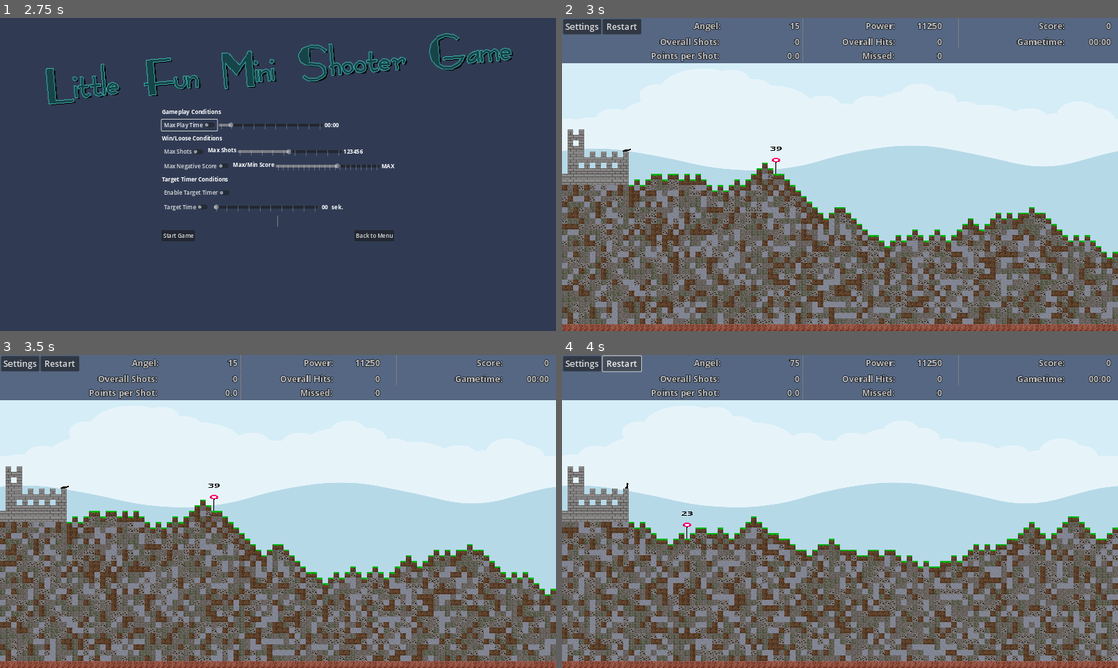
Above: before the commit, frames 1-4 (two rows, left to right).
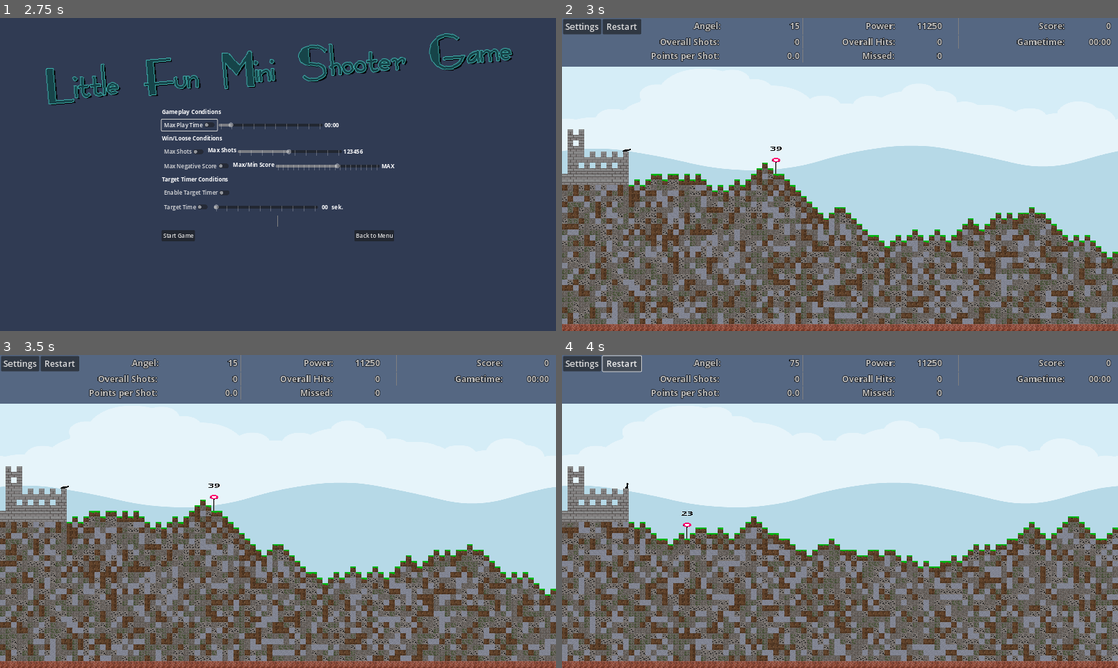
Above: after the commit, the same moments.

Repository: Coding-4Fun/Just4Fun_Mini_Shootergame
Game: Godot game, scene res://UI/MainMenuUI/MainMenuUI.tscn
Same seed, same stepped clock (60 frames per second), same inputs: the game is played once before the commit and once after it.
Inputs:
- Up to frame 1 (2.75 s): click "Play" at 0.5 s; click "Max Play Time" at 1.25 s; click "Max Play Time" at 2 s
- Up to frame 2 (3 s): click "Start Game" at 2.75 s
- Up to frame 3 (3.5 s): no input
- Up to frame 4 (4 s): click "Restart" at 3.5 s

Frame 1 is identical in both runs. In frame 2, 1.1% of the frame differs, in the area x 0-100%, y 14-16%; in frame 3, 1.1%; in frame 4, 1.1%.

Commit message:
Chg: Adjust position and Layout

Diff:
--- a/UI/InGameUI/IngameUI_Redesign.tscn
+++ b/UI/InGameUI/IngameUI_Redesign.tscn
@@ -16,7 +16,7 @@
 script = ExtResource("1_2tfgw")
 
 [node name="Background" type="ColorRect" parent="."]
-custom_minimum_size = Vector2(1, 1)
+custom_minimum_size = Vector2(1, 140)
 layout_mode = 1
 anchors_preset = 10
 anchor_right = 1.0
@@ -27,11 +27,11 @@
 
 [node name="BoxContainer" type="BoxContainer" parent="."]
 material = SubResource("CanvasItemMaterial_uui47")
-layout_mode = 1
-anchors_preset = 10
-anchor_right = 1.0
-offset_bottom = 136.0
-grow_horizontal = 2
+custom_minimum_size = Vector2(0, 140)
+layout_mode = 0
+offset_right = 1600.0
+offset_bottom = 140.0
+mouse_filter = 2
 vertical = true
 
 [node name="HBoxHudTop" type="HBoxContainer" parent="BoxContainer"]
@@ -316,6 +316,7 @@
 layout_mode = 2
 
 [node name="VBoxSetting" parent="BoxContainer" instance=ExtResource("2_mqj4i")]
+visible = false
 layout_mode = 2
 
 [connection signal="pressed" from="BoxContainer/HBoxHudTop/MarginContainer/hBoxUIButtons/buttGameOptions" to="." method="_on_buttGameOptions_pressed"]
